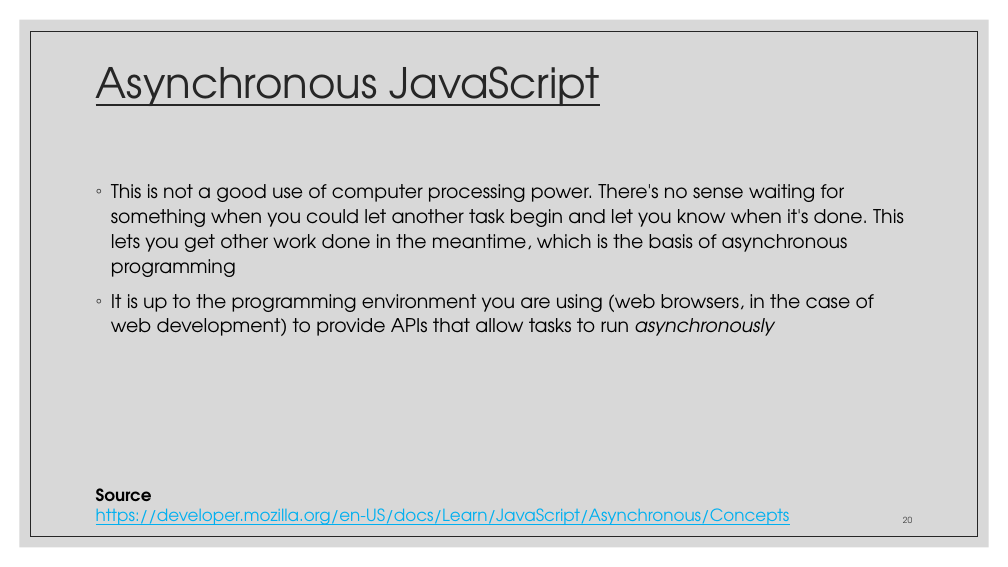
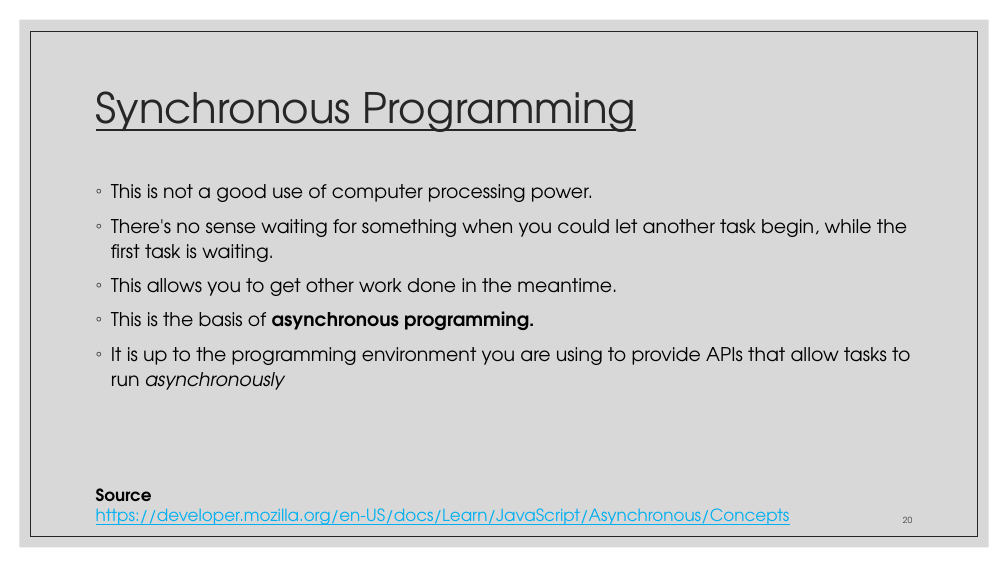
Before and after one commit to zackstotts/base-node-curriculum, a slide deck: slide 20 of unit_01/slides/Unit01-PartI.pptx. Drawn at 1008x567 pixels with LibreOffice and Linux fonts; fonts in the diff are those of the drawing. Boxes give left, top, right and bottom in pixels: in the first picture for what was removed or moved away, otherwise in the second. Text is boxed around its words. In the diff, an @@ line names an element or a change of style, - is before the commit and + after.

```diff
--- a/unit_01/slides/Unit01-PartI.pptx
+++ b/unit_01/slides/Unit01-PartI.pptx
@@ title at (x1=96, y1=91, x2=636, y2=132): text changed @@
-Asynchronous JavaScript
+Synchronous Programming
@@ text at (x1=111, y1=184, x2=910, y2=390): text changed @@
-◦ This is not a good use of computer processing power. There's no sense waiting for something when you could let another task begin and let you know when it's done. This lets you get other work done in the meantime, which is the basis of asynchronous programming
-◦ It is up to the programming environment you are using (web browsers, in the case of web development) to provide APIs that allow tasks to run asynchronously
+◦ This is not a good use of computer processing power.
+◦ There's no sense waiting for something when you could let another task begin, while the first task is waiting.
+◦ This allows you to get other work done in the meantime.
+◦ This is the basis of asynchronous programming.
+◦ It is up to the programming environment you are using to provide APIs that allow tasks to run asynchronously
```
Also in this commit, not shown: 9 other slides changed, 1 slide added, 8 slides removed, 3 other files.
